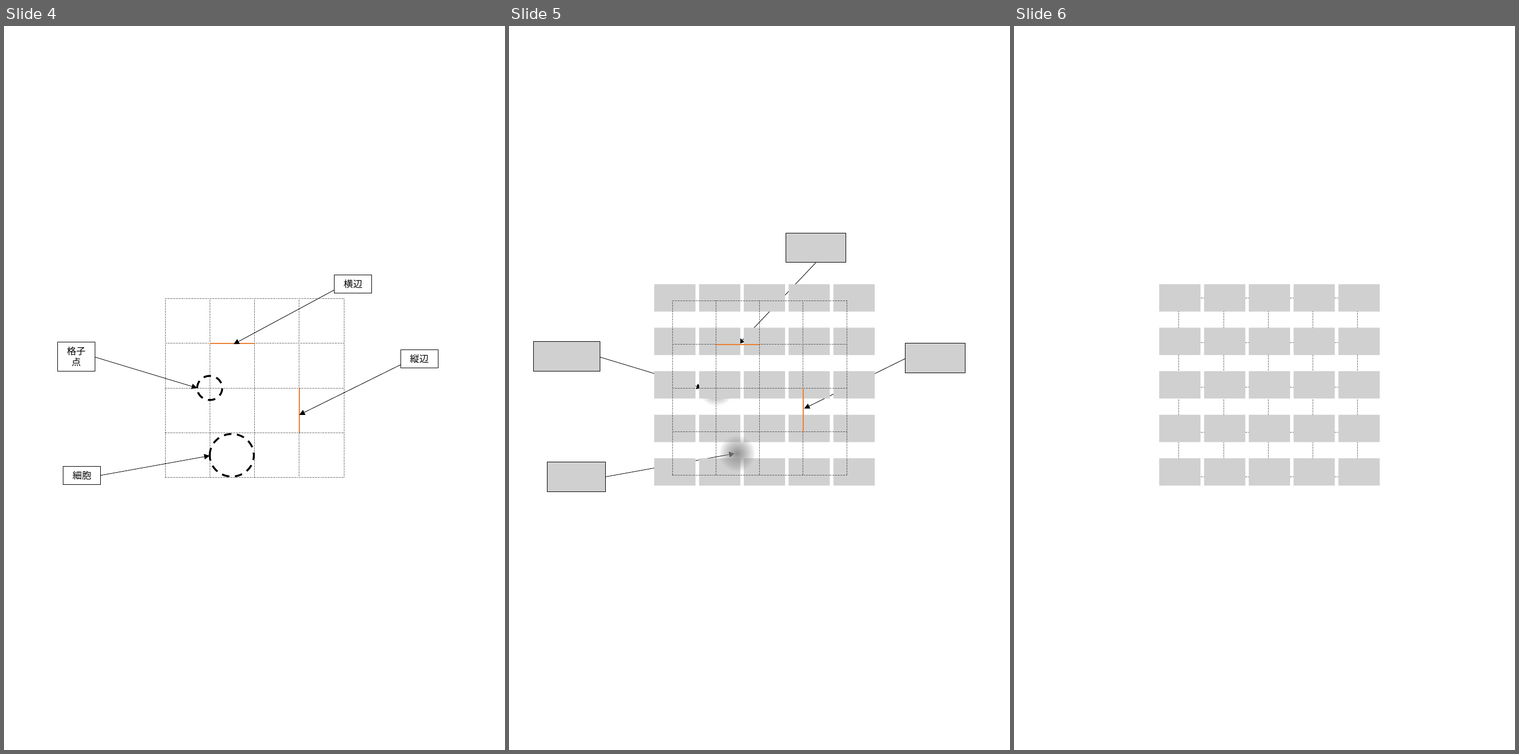
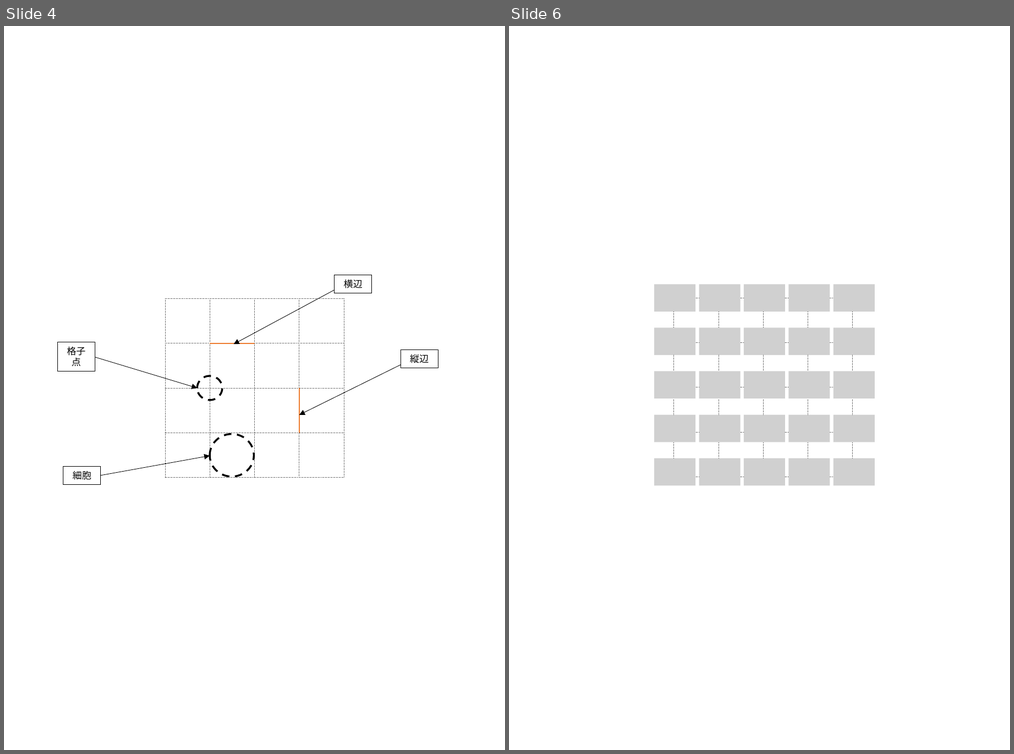
Before and after one commit to itkmaingit/Graduation_Thesis, a slide deck: making/forSVG.pptx. Shown side by side, each under a label of ours: slides 4, 5 and 6 before the commit, slides 4 and 6 after it; the slides between them are not shown. The pictures are 1519x754 and 1014x754 pixels, drawn with LibreOffice and Linux fonts; fonts in the diff are those of the drawing; grey boxes stand for pictures. Boxes give left, top, right and bottom in pixels: in the first picture for what was removed or moved away, otherwise in the second. Text is boxed around its words. In the diff, an @@ line names an element or a change of style, - is before the commit and + after.

```diff
--- a/making/forSVG.pptx
+++ b/making/forSVG.pptx
@@ slide 5 removed at (509,26,1010,750), background #FFFFFF @@
@@ picture removed at (786,233,846,263) @@
@@ arrow removed from (816, 263) to (739, 344) @@
@@ group removed at (654,284,875,311): 5 pictures @@
@@ table removed at (672,300,846,475), 4 rows, 4 columns @@
- |  |  | 
- |  |  | 
- |  |  | 
- |  |  | 
@@ group removed at (654,327,875,355): 5 pictures @@
@@ picture removed at (534,342,600,371) @@
@@ picture removed at (906,343,966,372) @@
@@ arrow removed from (600, 357) to (702, 388) @@
@@ ellipse removed at (698,369,735,406) @@
@@ arrow removed from (906, 358) to (804, 408) @@
@@ group removed at (654,371,875,399): 5 pictures @@
@@ group removed at (654,415,875,442): 5 pictures @@
@@ ellipse removed at (719,435,755,472) @@
@@ arrow removed from (606, 476) to (735, 453) @@
@@ picture removed at (547,462,606,491) @@
@@ group removed at (654,458,875,486): 5 pictures @@
```
Also in this commit, not shown: 1 slide changed, 2 slides added, 1 other file.
